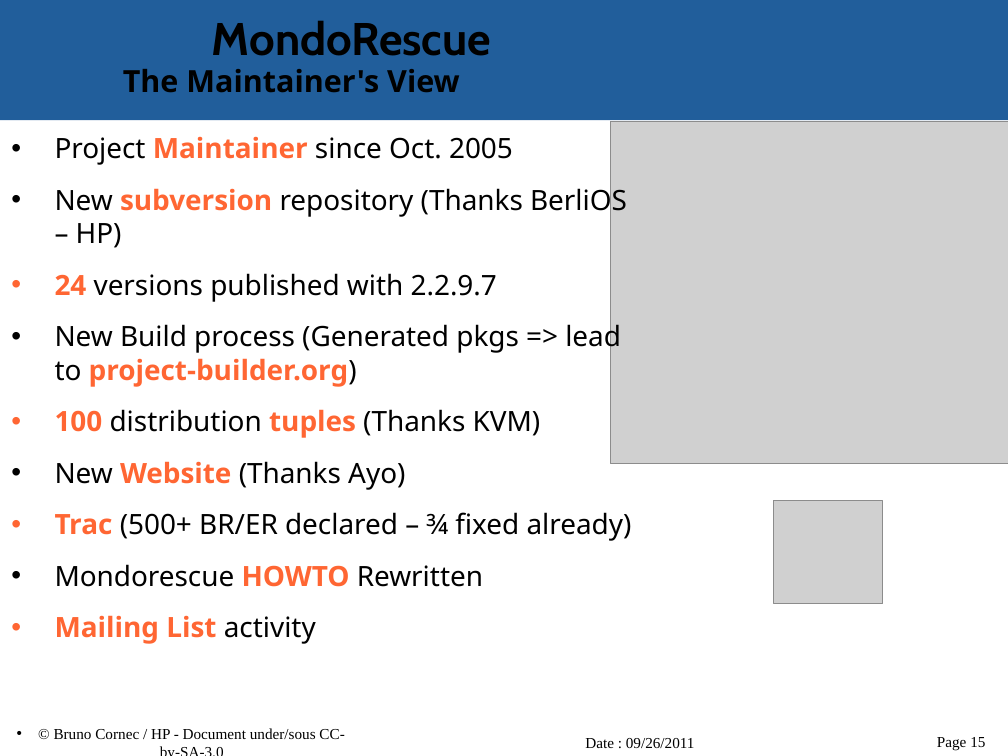
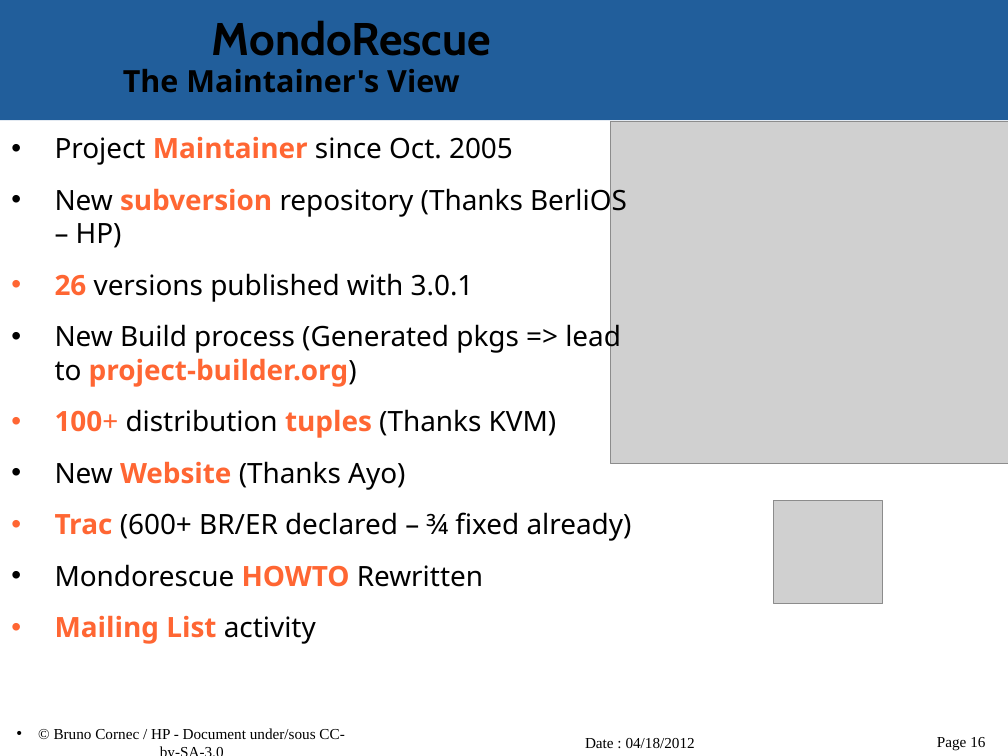
Before and after one commit to vir/mondo-rescue, a slide deck: slide 16 of mondo-doc/mondo-presentation.odp (slide 15 before the commit). Drawn at 1008x756 pixels with LibreOffice and Linux fonts; fonts in the diff are those of the drawing; grey boxes stand for pictures; background and template pictures are left out. Boxes give left, top, right and bottom in pixels: in the first picture for what was removed or moved away, otherwise in the second. Text is boxed around its words. In the diff, an @@ line names an element or a change of style, - is before the commit and + after.

```diff
--- a/mondo-doc/mondo-presentation.odp
+++ b/mondo-doc/mondo-presentation.odp
@@ text at [55, 273, 474, 302]: text changed @@
-• 24 versions published with 2.2.9.7
+• 26 versions published with 3.0.1
@@ text at [55, 409, 557, 438]: text changed @@
-• 100 distribution tuples (Thanks KVM)
+• 100+ distribution tuples (Thanks KVM)
@@ text at [55, 512, 632, 541]: text changed @@
-• Trac (500+ BR/ER declared – ¾ fixed already)
+• Trac (600+ BR/ER declared – ¾ fixed already)
@@ text at [585, 738, 695, 748]: text changed @@
-Date : 09/26/2011
+Date : 04/18/2012
@@ page number at [937, 737, 985, 751]: text changed @@
-Page 15
+Page 16
```
Also in this commit, not shown: 25 other slides changed, 1 slide added.
